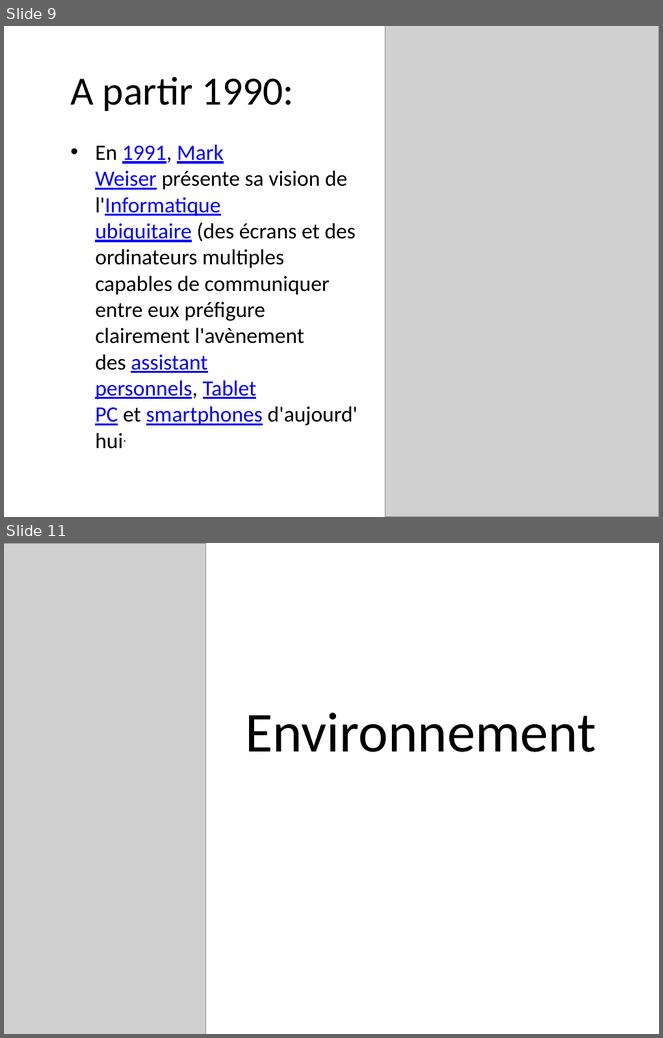
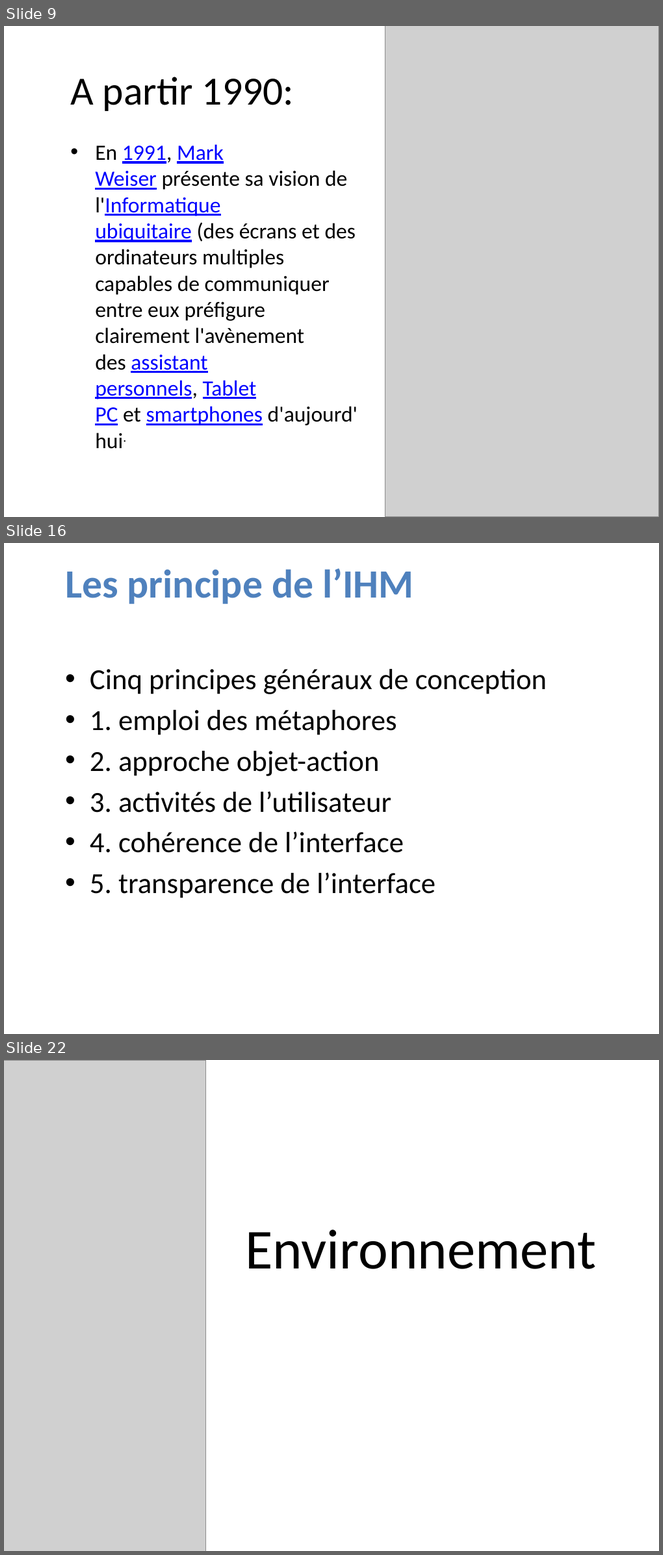
Before and after one commit to LucNtonga/IHM, a slide deck: INTERFACE.pptx. Shown one above the other, each under a label of ours: slides 9 and 11 before the commit, slides 9, 16 and 22 after it; the slides between them are not shown. The pictures are 663x1038 and 663x1555 pixels, drawn with LibreOffice and Linux fonts; fonts in the diff are those of the drawing; grey boxes stand for pictures; background and template pictures are left out. Boxes give left, top, right and bottom in pixels: in the first picture for what was removed or moved away, otherwise in the second. Text is boxed around its words. In the diff, an @@ line names an element or a change of style, - is before the commit and + after.

```diff
--- a/INTERFACE.pptx
+++ b/INTERFACE.pptx
@@ slide 16 added at box(4, 543, 659, 1034), background picture (left out) @@
@@ title added at box(65, 568, 414, 604), 44.1 pt, text #4F81BD, bold @@
+Les principe de l’IHM
@@ text added at box(90, 669, 547, 899), 32 pt, text #000000 @@
+• Cinq principes généraux de conception
+• 1. emploi des métaphores
+• 2. approche objet-action
+• 3. activités de l’utilisateur
+• 4. cohérence de l’interface
+• 5. transparence de l’interface
@@ what was slide 11 is now slide 22 @@
```
Also in this commit, not shown: 1 slide changed, 10 other slides added.
